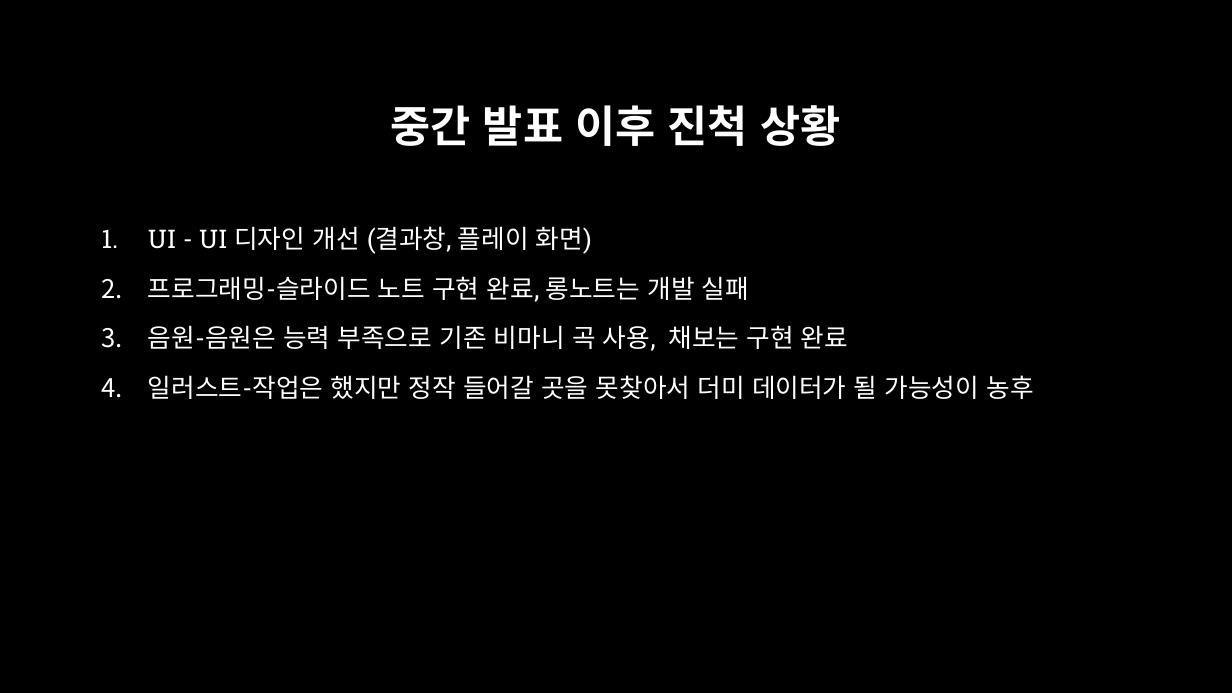
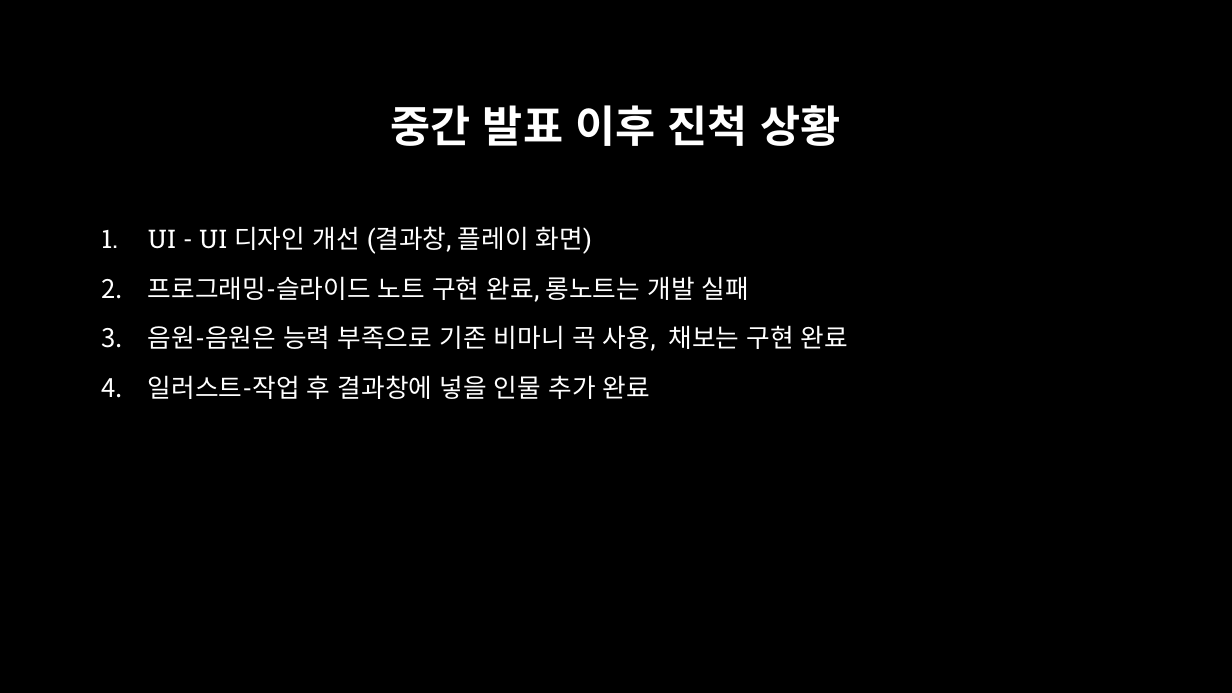
Before and after one commit to Sub-L/CapitalRhythm-Ho-, a slide deck: slide 4 of ds.pptx. Drawn at 1232x693 pixels with LibreOffice and Linux fonts; fonts in the diff are those of the drawing; background and template pictures are left out. Boxes give left, top, right and bottom in pixels: in the first picture for what was removed or moved away, otherwise in the second. Text is boxed around its words. In the diff, an @@ line names an element or a change of style, - is before the commit and + after.

Commit message:
발표 직전 최종 진행상황
아마도

```diff
--- a/ds.pptx
+++ b/ds.pptx
@@ text at bbox=[148, 375, 650, 399]: text changed @@
-4. 일러스트-작업은 했지만 정작 들어갈 곳을 못찾아서 더미 데이터가 될 가능성이 농후
+4. 일러스트-작업 후 결과창에 넣을 인물 추가 완료
```
Also in this commit, not shown: 3 other slides changed, 1 slide removed, 3 other files.
